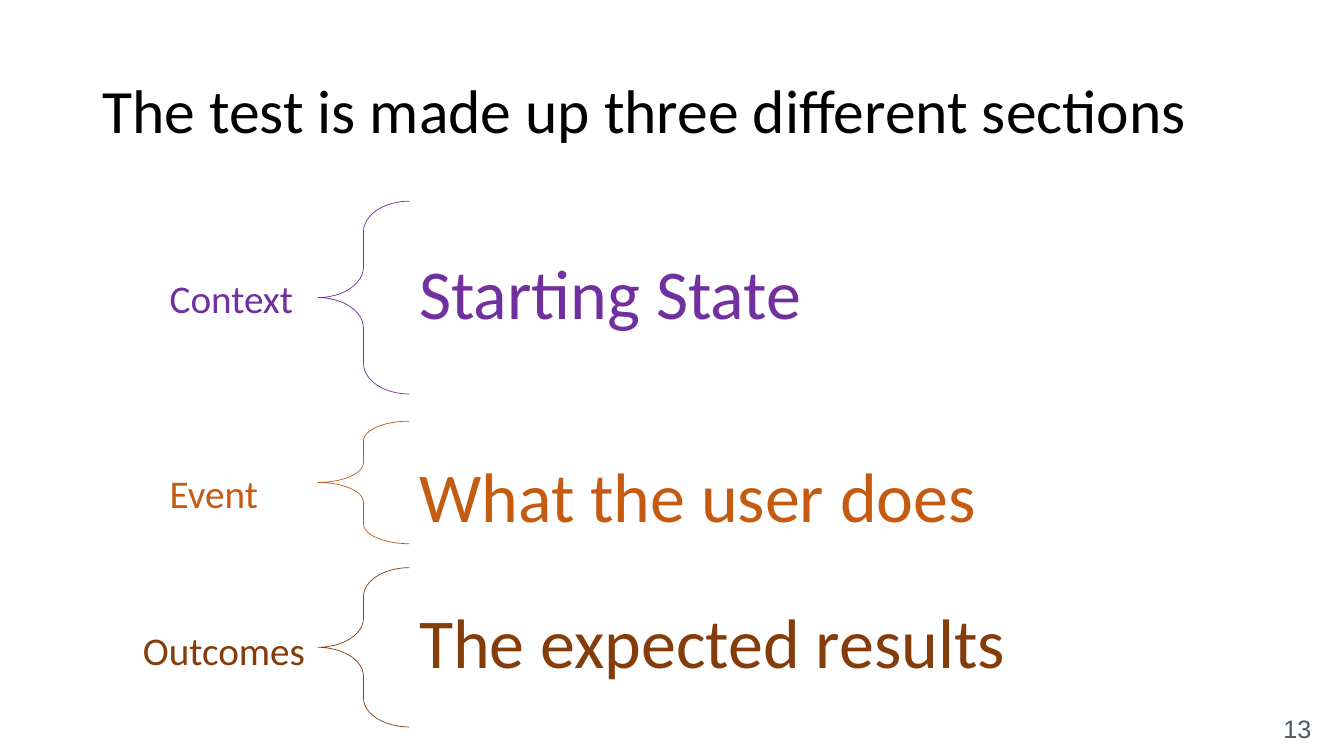
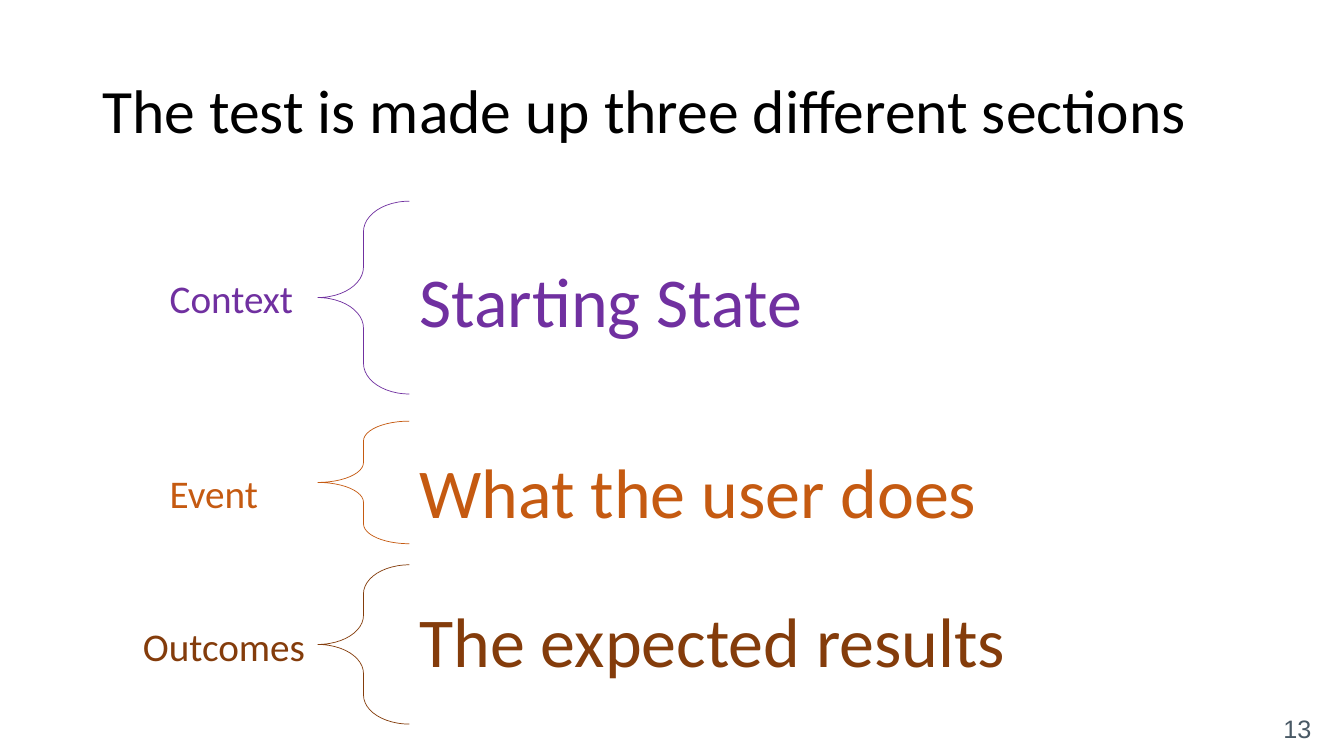
Before and after one commit to mostafarastgar/mockito-project, a slide deck: slide 13 of TDD_BDD Introduction.pptx. Drawn at 1344x756 pixels with LibreOffice and Linux fonts; fonts in the diff are those of the drawing. Boxes give left, top, right and bottom in pixels: in the first picture for what was removed or moved away, otherwise in the second. Text is boxed around its words. In the diff, an @@ line names an element or a change of style, - is before the commit and + after.

```diff
--- a/TDD_BDD Introduction.pptx
+++ b/TDD_BDD Introduction.pptx
@@ text "Starting State" rewrapped from (419, 270, 1005, 680) to (420, 278, 1005, 679) @@
@@ text "Outcomes": place and size @@
-text "Outcomes" at (143, 639, 305, 666)
+text "Outcomes" at (143, 635, 305, 662)
```
Also in this commit, not shown: 3 other slides changed.
